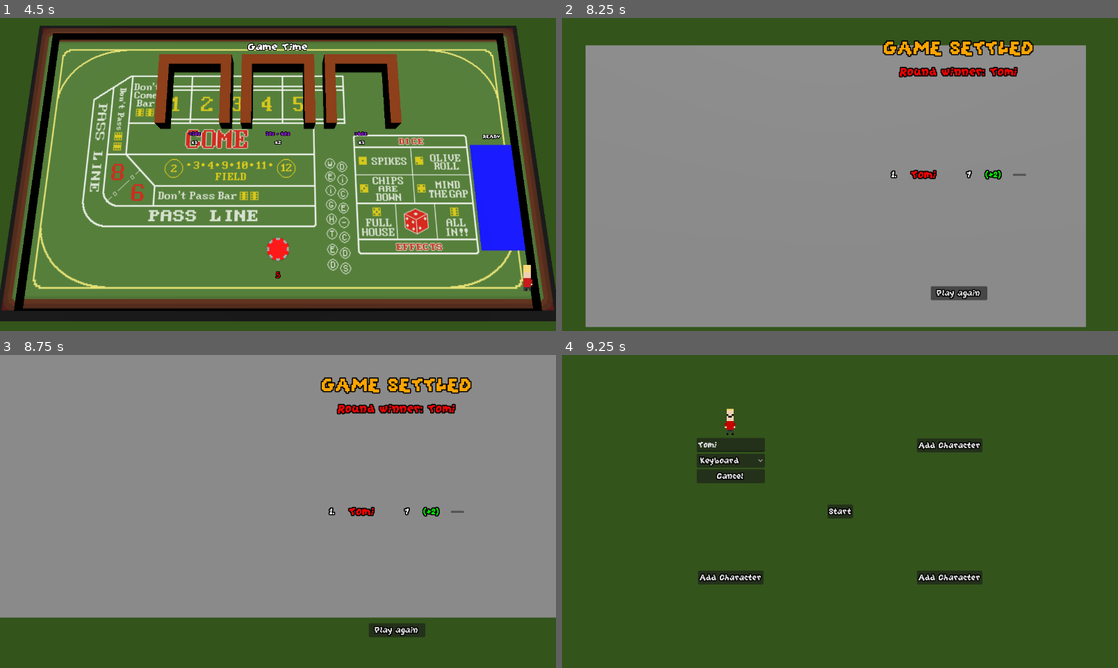
Above: before the commit, frames 1-4 (two rows, left to right).
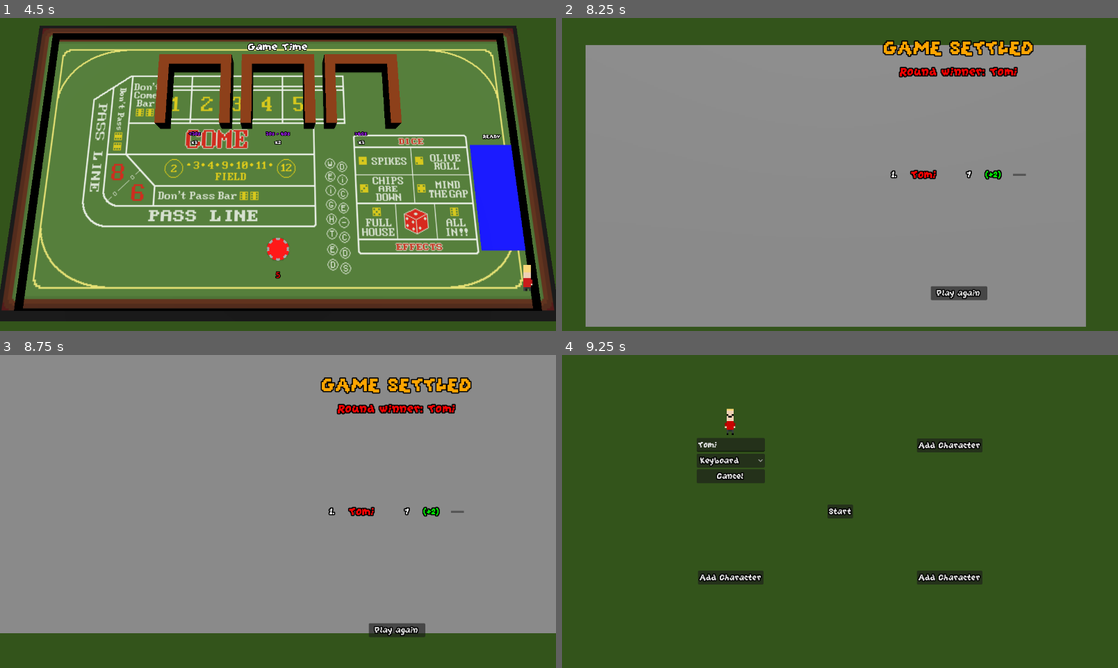
Above: after the commit, the same moments.

Repository: Laks0/weighted-dice-3d
Game: Godot game, scene res://Scenes/MainMenu/MainMenu.tscn
Two runs of this game, one before a commit and one after it. Both use one fixed random seed, a clock stepped at 60 frames per second and the inputs below.
Inputs:
- Up to frame 1 (4.5 s): click "Vamo" at 0.5 s; click "Start" at 1.25 s; tap Enter (grab_mouse) at 2, 3.6 s; hold D (move_right_kb) 2.03-2.78 s; tap Backspace (die) at 2.1 s; hold S (move_down_kb) 2.78-3.53 s; tap Alt (grab_kb2) at 2.85 s; hold D (move_right_kb) 3.53-4.28 s; hold W (move_up_kb) from 4.28 s (still down); tap Down (move_down_kb2) at 4.35 s
- Up to frame 2 (8.25 s): tap Space at 5 s; release W (move_up_kb) at 5.03 s; hold A (move_left_kb) 5.03-6.53 s; tap Left (move_left_kb2) at 5.1 s; tap Right (move_right_kb2) at 5.85 s; hold S (move_down_kb) 6.53-7.28 s; tap Up (move_up_kb2) at 6.6 s; hold D (move_right_kb) 7.28-8.03 s; tap Backspace (die) at 7.35 s; tap Enter (grab_mouse) at 8 s; hold W (move_up_kb) from 8.03 s (still down); tap Alt (grab_kb2) at 8.1 s
- Up to frame 3 (8.75 s): keep holding W (move_up_kb)
- Up to frame 4 (9.25 s): release W (move_up_kb) at 8.75 s; click "Play again" at 8.75 s

Frame 1 is identical in both runs. In frame 2, 0.3% of the frame differs, in the area x 4-95%, y 8-99%; in frame 3, 5.0%, in the area x 0-100%, y 83-89%; in frame 4, nothing differs.

Commit message:
Unificación de objetos de cámara

Diff:
--- /dev/null
+++ b/Classes/MultipleResCamera/MultipleResCamera.gd
@@ -0,0 +1,20 @@
+extends Camera3D
+
+func _process(_delta):
+	%HiResCamera.position = position
+	%HiResCamera.rotation = rotation
+
+	%LowResCamera.position = position
+	%LowResCamera.rotation = rotation
+
+	%FullCamera.position = position
+	%FullCamera.rotation = rotation
+
+func getHiResTexture() -> ViewportTexture:
+	return $HiResViewport.get_texture()
+
+func getLowResTexture() -> ViewportTexture:
+	return $LowResViewport.get_texture()
+
+func getFullTexture() -> ViewportTexture:
+	return $FullViewport.get_texture()
--- /dev/null
+++ b/Classes/MultipleResCamera/MultipleResCamera.tscn
@@ -0,0 +1,38 @@
+[gd_scene load_steps=2 format=3 uid="uid://bh13re66e6e63"]
+
+[ext_resource type="Script" path="res://Classes/MultipleResCamera/MultipleResCamera.gd" id="1_0nyod"]
+
+[node name="MultipleResCamera" type="Camera3D"]
+cull_mask = 1048573
+current = true
+fov = 47.0
+script = ExtResource("1_0nyod")
+
+[node name="HiResViewport" type="SubViewport" parent="."]
+transparent_bg = true
+handle_input_locally = false
+size = Vector2i(1280, 720)
+
+[node name="HiResCamera" type="Camera3D" parent="HiResViewport"]
+unique_name_in_owner = true
+cull_mask = 1048574
+fov = 47.0
+
+[node name="FullViewport" type="SubViewport" parent="."]
+transparent_bg = true
+handle_input_locally = false
+size = Vector2i(1280, 720)
+
+[node name="FullCamera" type="Camera3D" parent="FullViewport"]
+unique_name_in_owner = true
+fov = 47.0
+
+[node name="LowResViewport" type="SubViewport" parent="."]
+transparent_bg = true
+handle_input_locally = false
+size = Vector2i(1280, 720)
+
+[node name="LowResCamera" type="Camera3D" parent="LowResViewport"]
+unique_name_in_owner = true
+cull_mask = 1048573
+fov = 47.0
--- a/Scenes/Arena/Arena.gd
+++ b/Scenes/Arena/Arena.gd
@@ -73,14 +73,14 @@
 	return $DirectionalLight3D
 
 func getHiResTexture() -> ViewportTexture:
-	return $HiResViewport.get_texture()
+	return $MultipleResCamera.getHiResTexture()
 
 func getLowResTexture() -> ViewportTexture:
-	return $LowResViewport.get_texture()
+	return $MultipleResCamera.getLowResTexture()
 
 func getFullTexture() -> ViewportTexture:
-	return $FullViewport.get_texture()
+	return $MultipleResCamera.getFullTexture()
 
 ## Dado un punto en el mundo 3d, devuelve la posición 2d que ocupa ese punto en pantalla
 func getScreenPos(pos3d : Vector3) -> Vector2:
-	return $Camera3D.unproject_position(pos3d)
+	return $MultipleResCamera.unproject_position(pos3d)
--- a/Scenes/Arena/Arena.tscn
+++ b/Scenes/Arena/Arena.tscn
@@ -1,10 +1,11 @@
-[gd_scene load_steps=23 format=3 uid="uid://bpdrpg3p4qn3t"]
+[gd_scene load_steps=24 format=3 uid="uid://bpdrpg3p4qn3t"]
 
 [ext_resource type="Texture2D" uid="uid://8eqdex8ep51l" path="res://Scenes/Arena/Mesa.png" id="1_sld7k"]
 [ext_resource type="Script" path="res://Scenes/Arena/Arena.gd" id="1_txoyd"]
 [ext_resource type="PackedScene" uid="uid://bu6wud186flga" path="res://Classes/Die/Die.tscn" id="2_gkaff"]
 [ext_resource type="Shader" path="res://Outline.gdshader" id="5_d4gs2"]
 [ext_resource type="PackedScene" uid="uid://btb66ctn3yce2" path="res://Classes/Effects/OliveRoll/OliveRollEffect.tscn" id="5_ed70i"]
+[ext_resource type="PackedScene" uid="uid://bh13re66e6e63" path="res://Classes/MultipleResCamera/MultipleResCamera.tscn" id="5_fiigu"]
 [ext_resource type="PackedScene" uid="uid://mbunjoeth1i7" path="res://Classes/Effects/ChipsAreDown/ChipsAreDownEffect.tscn" id="6_x3vxf"]
 [ext_resource type="ArrayMesh" uid="uid://0am65n0l6hyj" path="res://Scenes/Arena/mesa.obj" id="7_7ki2k"]
 [ext_resource type="Texture2D" uid="uid://bl4bjeh13ejhs" path="res://Classes/Die/Arrow.png" id="8_renas"]
@@ -116,11 +117,8 @@
 unique_name_in_owner = true
 transform = Transform3D(1, 0, 0, 0, 1, 0, 0, 0, 1, -0.0275555, 0.520385, -0.143847)
 
-[node name="Camera3D" type="Camera3D" parent="."]
-transform = Transform3D(1, 0, 0, 0, 0.202787, 0.979223, 0, -0.979223, 0.202787, 0, 8.439, 1.998)
-cull_mask = 1048573
-current = true
-fov = 47.0
+[node name="MultipleResCamera" parent="." instance=ExtResource("5_fiigu")]
+transform = Transform3D(1, 0, 0, 0, 0.190809, 0.981627, 0, -0.981627, 0.190809, 0, 8.5, 2)
 
 [node name="OutlineMesh" type="MeshInstance3D" parent="."]
 transform = Transform3D(1, 0, 0, 0, 0.493578, 0.869702, 0, -0.869702, 0.493578, 0, 7.767, 1.448)
@@ -160,35 +158,6 @@
 shadow_opacity = 0.72
 shadow_blur = 2.578
 
-[node name="HiResViewport" type="SubViewport" parent="."]
-transparent_bg = true
-handle_input_locally = false
-size = Vector2i(1280, 720)
-
-[node name="HiResCamera" type="Camera3D" parent="HiResViewport"]
-transform = Transform3D(1, 0, 0, 0, 0.202787, 0.979223, 0, -0.979223, 0.202787, 0, 8.439, 1.998)
-cull_mask = 1048574
-fov = 47.0
-
-[node name="FullViewport" type="SubViewport" parent="."]
-transparent_bg = true
-handle_input_locally = false
-size = Vector2i(1280, 720)
-
-[node name="FullCamera" type="Camera3D" parent="FullViewport"]
-transform = Transform3D(1, 0, 0, 0, 0.202787, 0.979223, 0, -0.979223, 0.202787, 0, 8.439, 1.998)
-fov = 47.0
-
-[node name="LowResViewport" type="SubViewport" parent="."]
-transparent_bg = true
-handle_input_locally = false
-size = Vector2i(1280, 720)
-
-[node name="LowResCamera" type="Camera3D" parent="LowResViewport"]
-transform = Transform3D(1, 0, 0, 0, 0.202787, 0.979223, 0, -0.979223, 0.202787, 0, 8.439, 1.998)
-cull_mask = 1048573
-fov = 47.0
-
 [node name="GPUParticlesCollisionBox3D" type="GPUParticlesCollisionBox3D" parent="."]
 transform = Transform3D(1, 0, 0, 0, 1, 0, 0, 0, 1, 0.0539551, -0.936196, 0.0167236)
 size = Vector3(11.5972, 2, 6.95972)
